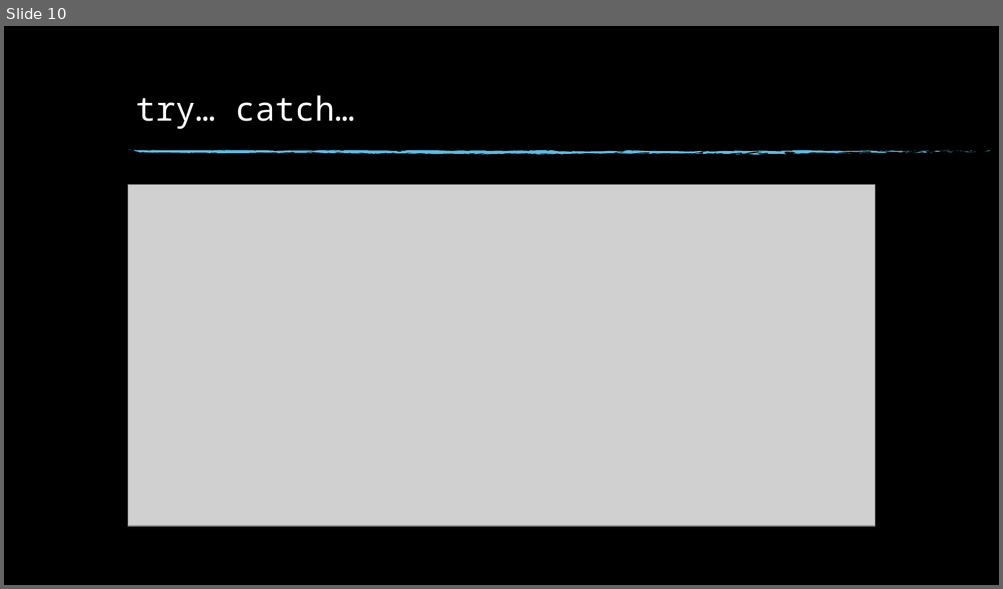
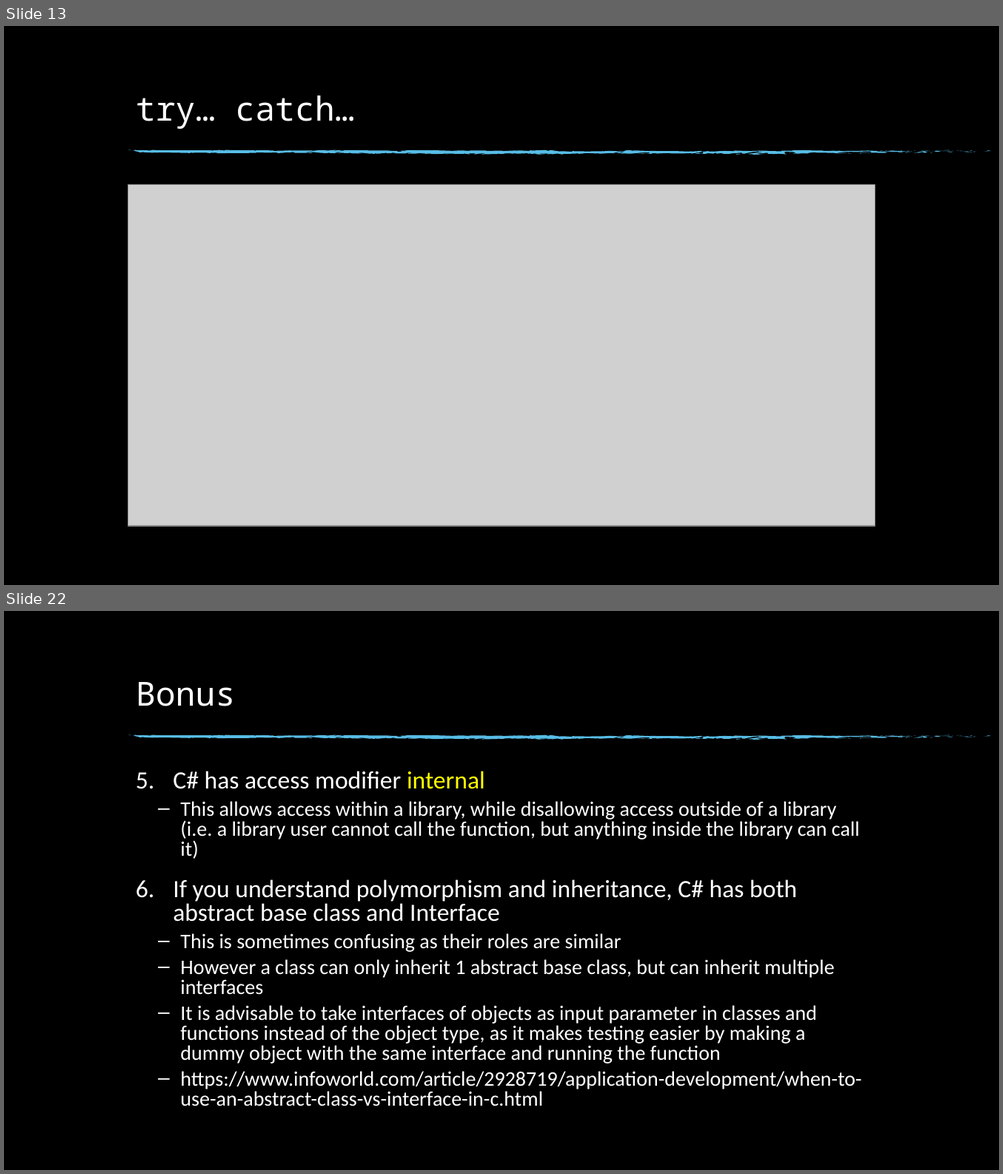
Before and after one commit to NottsCSS/DotNetWorkshop, a slide deck: Week1/Week 1.pptx. Shown one above the other, each under a label of ours: slide 10 before the commit, slides 13 and 22 after it; the slides between them are not shown. The pictures are 1003x589 and 1003x1174 pixels, drawn with LibreOffice and Linux fonts; fonts in the diff are those of the drawing; grey boxes stand for pictures; background and template pictures are left out. Boxes give left, top, right and bottom in pixels: in the first picture for what was removed or moved away, otherwise in the second. Text is boxed around its words. In the diff, an @@ line names an element or a change of style, - is before the commit and + after.

```diff
--- a/Week1/Week 1.pptx
+++ b/Week1/Week 1.pptx
@@ slide 22 added at (4, 611, 999, 1170), background picture (left out); not listed: 74 template elements that a slide beside it also shows @@
@@ title added at (136, 682, 235, 706), 32 pt, text #FFFFFF @@
+Bonus
@@ text added at (173, 771, 861, 1107), 20 pt, text #FFFFFF @@
+5. C# has access modifier internal
+  – This allows access within a library, while disallowing access outside of a library (i.e. a library user cannot call the function, but anything inside the library can call it)
+6. If you understand polymorphism and inheritance, C# has both abstract base class and Interface
+  – This is sometimes confusing as their roles are similar
+  – However a class can only inherit 1 abstract base class, but can inherit multiple interfaces
+  – It is advisable to take interfaces of objects as input parameter in classes and functions instead of the object type, as it makes testing easier by making a dummy object with the same interface and running the function
+  – https://www.infoworld.com/article/2928719/application-development/when-to-use-an-abstract-class-vs-interface-in-c.html
@@ what was slide 10 is now slide 13 @@
```
Also in this commit, not shown: 4 slides changed, 6 other slides added.
